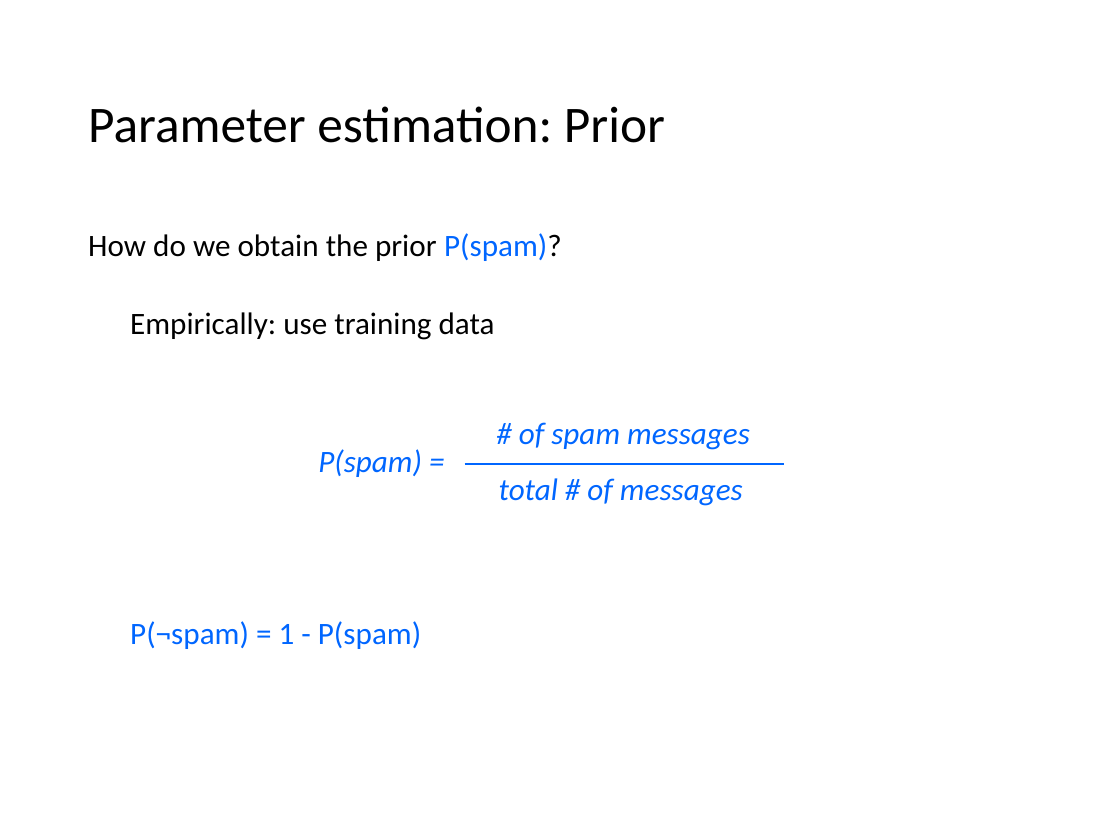
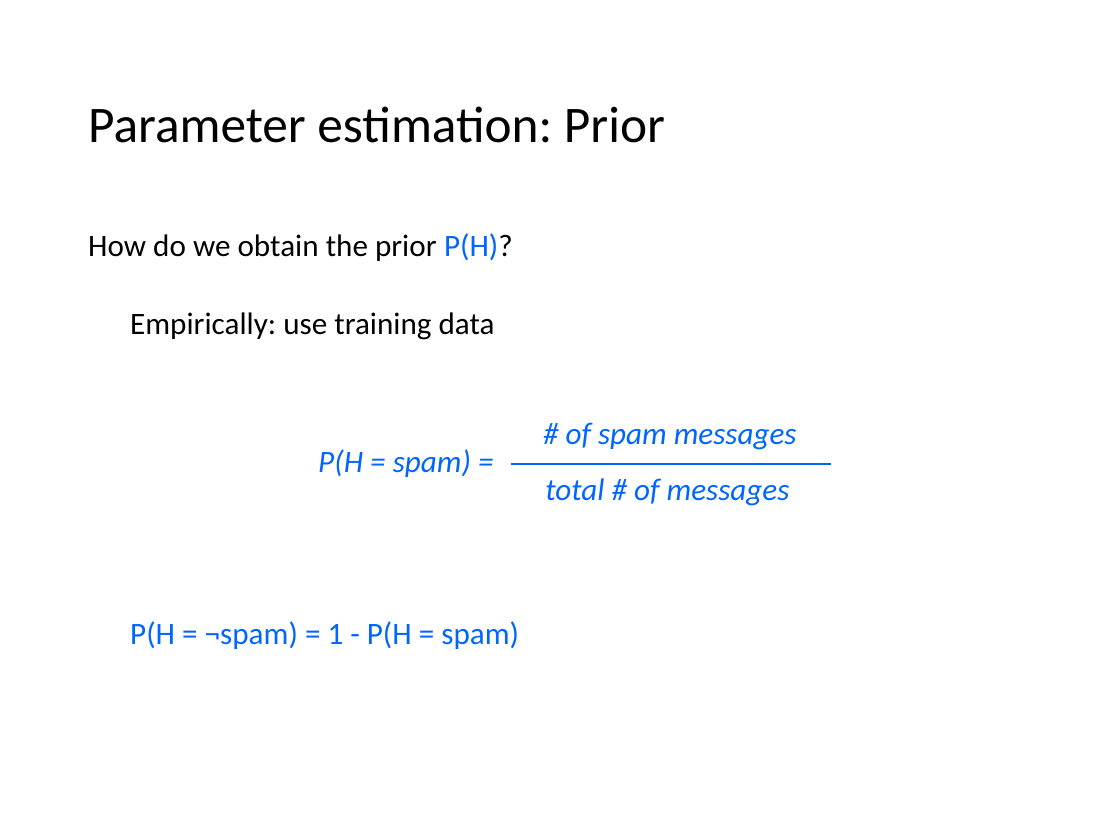
Before and after one commit to mhahsler/CS7320-AI, a slide deck: slide 44 of slides/12_uncertainty.pptx. Drawn at 1120x840 pixels with LibreOffice and Linux fonts; fonts in the diff are those of the drawing. Boxes give left, top, right and bottom in pixels: in the first picture for what was removed or moved away, otherwise in the second. Text is boxed around its words. In the diff, an @@ line names an element or a change of style, - is before the commit and + after.

```diff
--- a/slides/12_uncertainty.pptx
+++ b/slides/12_uncertainty.pptx
@@ text at bbox=[88, 233, 513, 261]: text changed @@
-How do we obtain the prior P(spam)?
+How do we obtain the prior P(H)?
@@ text at bbox=[318, 449, 471, 477]: text changed @@
-P(spam) =
+P(H = spam) =
@@ 2 texts, 1 line: place and size @@
-2 texts, 1 line at bbox=[465, 422, 784, 506]
+2 texts, 1 line at bbox=[512, 422, 831, 506]
@@ text at bbox=[130, 621, 519, 649]: text changed @@
-  P(¬spam) = 1 - P(spam)
+  P(H = ¬spam) = 1 - P(H = spam)
```
Also in this commit, not shown: 14 other slides changed, 1 other file.
